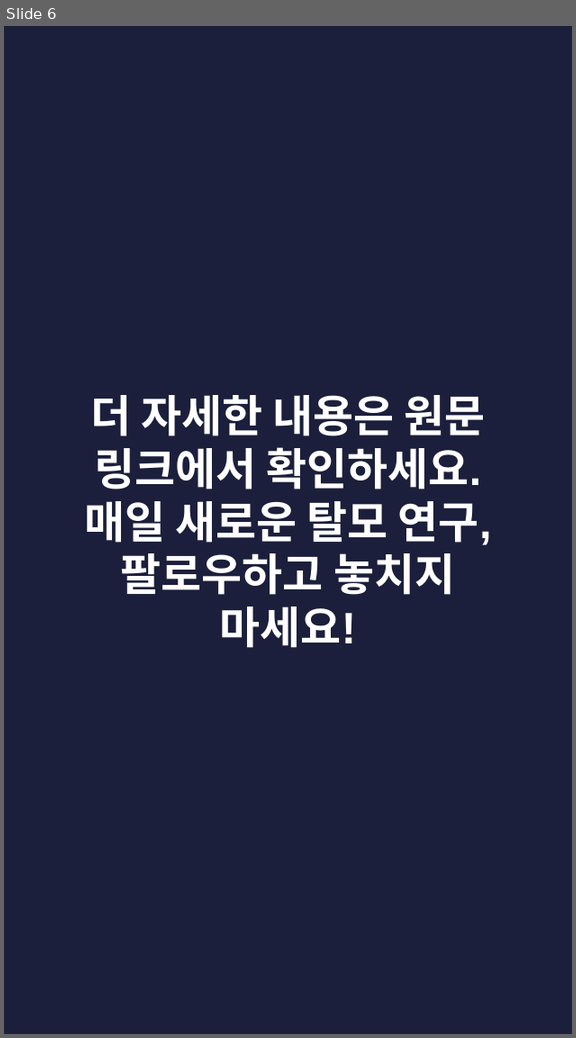
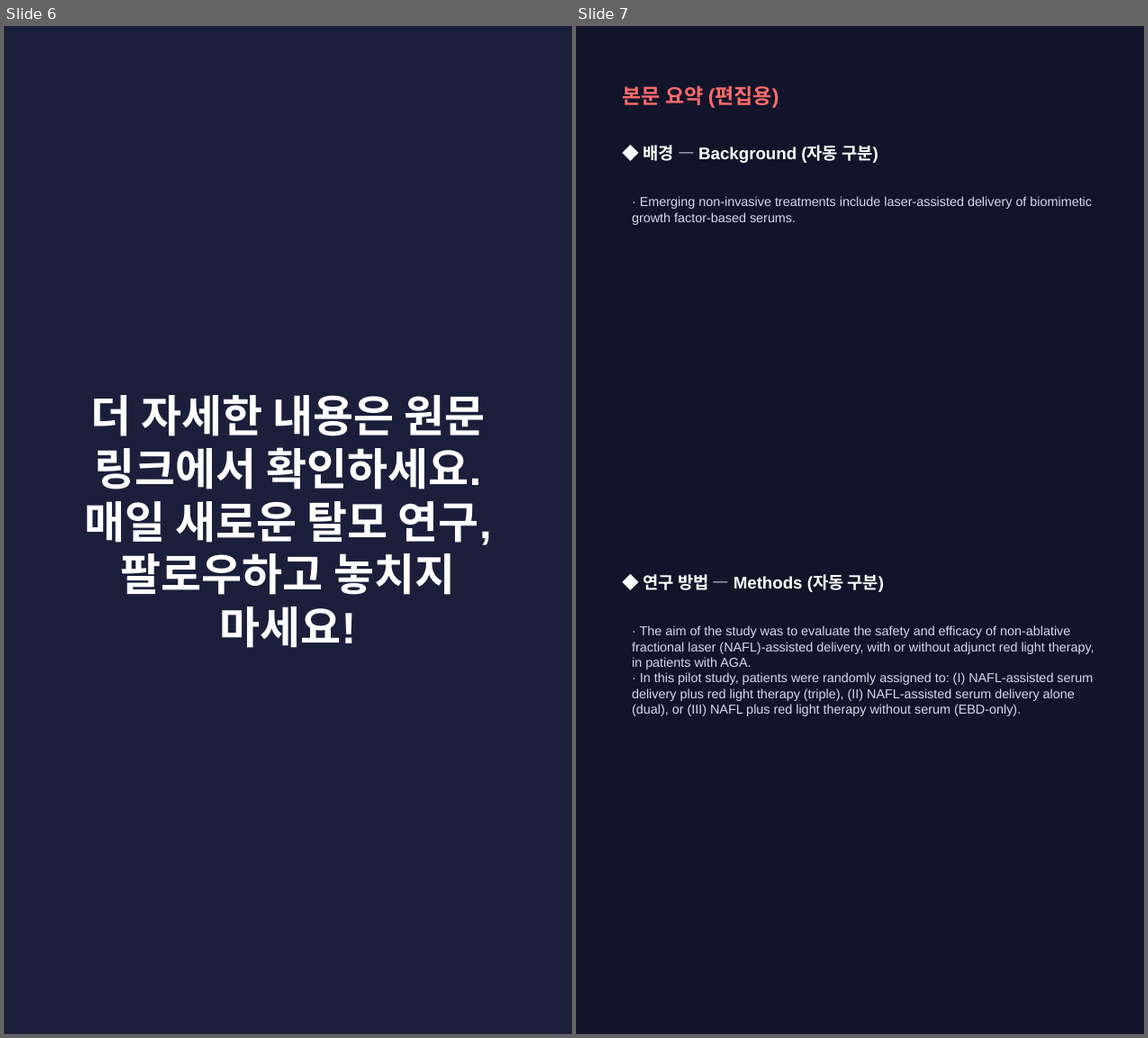
Before and after one commit to hyokang2010-BJ-ANTH/product-builder-test, a slide deck: pwa/data/latest/slides.pptx. Shown side by side, each under a label of ours: slide 6 before the commit, slides 6 and 7 after it. The pictures are 576x1038 and 1148x1038 pixels, drawn with LibreOffice and Linux fonts; fonts in the diff are those of the drawing. Boxes give left, top, right and bottom in pixels: in the first picture for what was removed or moved away, otherwise in the second. Text is boxed around its words. In the diff, an @@ line names an element or a change of style, - is before the commit and + after.

```diff
--- a/pwa/data/latest/slides.pptx
+++ b/pwa/data/latest/slides.pptx
@@ slide 7 added at (576,26,1144,1034), background #12142A @@
@@ text added at (623,85,779,108), 16 pt, text #FF6B6B, bold @@
+본문 요약 (편집용)
@@ text added at (644,145,878,163), 13 pt, text #FFFFFF, bold @@
+◆ 배경 — Background (자동 구분)
@@ text added at (632,196,1092,225), 10 pt, text #D5D8EA @@
+· Emerging non-invasive treatments include laser-assisted delivery of biomimetic growth factor-based serums.
@@ text added at (644,574,885,592), 13 pt, text #FFFFFF, bold @@
+◆ 연구 방법 — Methods (자동 구분)
@@ text added at (632,625,1094,716), 10 pt, text #D5D8EA @@
+· The aim of the study was to evaluate the safety and efficacy of non-ablative fractional laser (NAFL)-assisted delivery, with or without adjunct red light therapy, in patients with AGA.
+· In this pilot study, patients were randomly assigned to: (I) NAFL-assisted serum delivery plus red light therapy (triple), (II) NAFL-assisted serum delivery alone (dual), or (III) NAFL plus red light therapy without serum (EBD-only).
```
Also in this commit, not shown: 2 slides changed, 4 other slides added, 4 slides removed, 26 other files.
